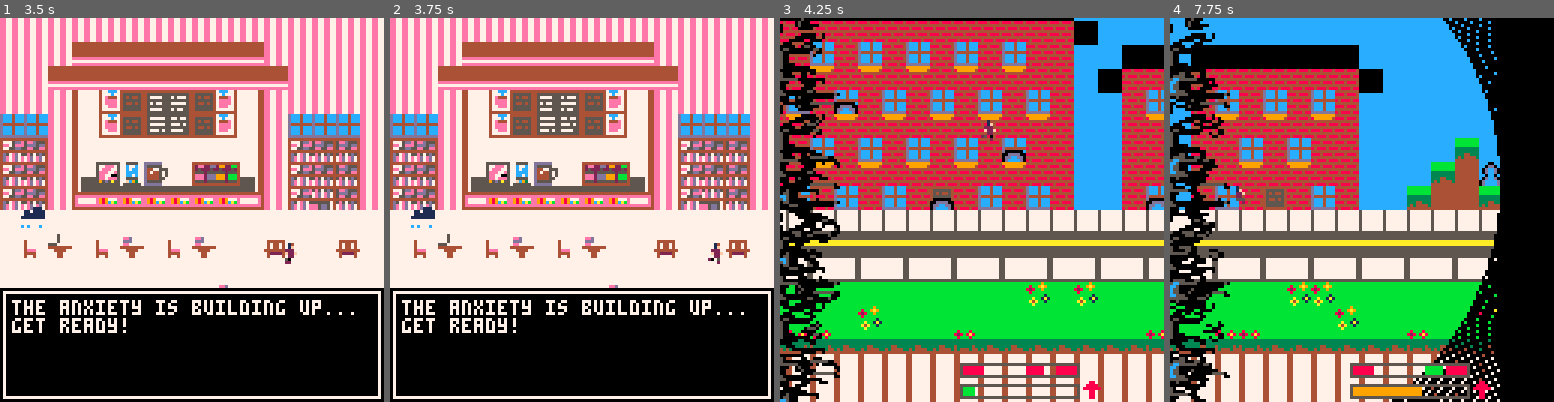
Above: before the commit, frames 1-4 (left to right).
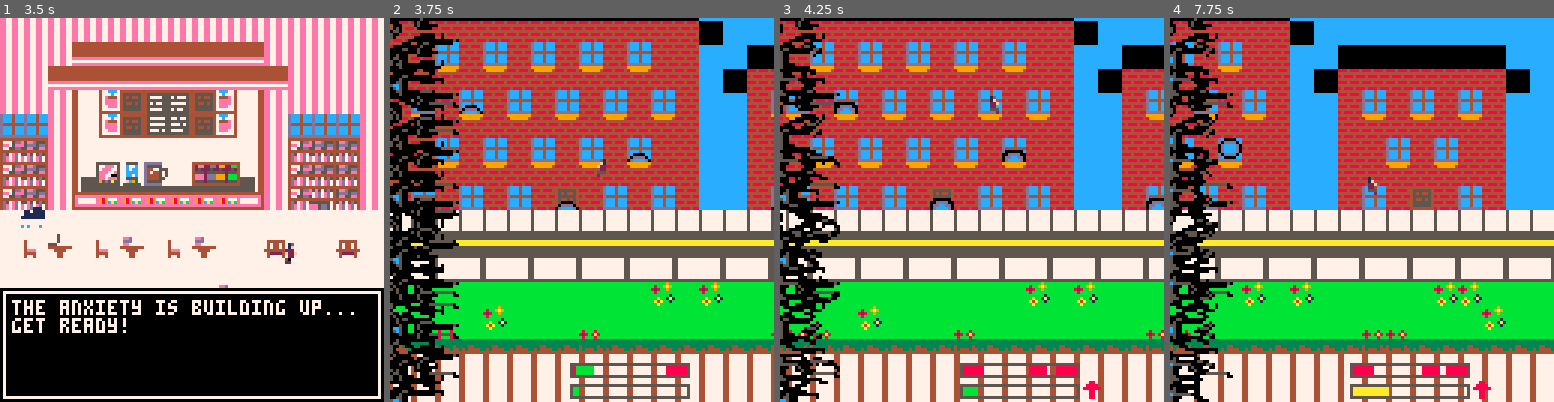
Above: after the commit, the same moments.

Repository: llopez020/Anxiety-at-its-Finest
Game: PICO-8 cartridge base.p8
Same seed, same stepped clock (60 frames per second), same inputs: the game is played once before the commit and once after it.
Inputs:
- Up to frame 1 (3.5 s): tap X (X key) at 0.33, 1.07, 1.85, 2.97 s; tap O (Z key) at 0.7, 1.7, 2.1, 2.5, 2.9, 3.3 s; hold Right 1.6-2.1 s; hold Up 2.15-2.42 s; hold Right 2.47-3.03 s; hold Left from 3.08 s (still down)
- Up to frame 2 (3.75 s): release Left at 3.58 s; hold Down from 3.63 s (still down); tap O (Z key) at 3.7 s
- Up to frame 3 (4.25 s): release Down at 3.97 s; hold Right from 4.02 s (still down); tap X (X key) at 4.08 s; tap O (Z key) at 4.1 s
- Up to frame 4 (7.75 s): tap O (Z key) every 0.4 s from 4.5 to 7.7 s; release Right at 4.68 s; hold Up 4.73-5.03 s; hold Left 5.08-5.68 s; tap X (X key) at 5.2, 6.32, 7.43 s; hold Down 5.73-6.03 s; hold Right 6.08-6.58 s; hold Right 6.63-7.13 s; hold Up 7.18-7.45 s; hold Right from 7.5 s (still down)

Frame 1 is identical in both runs. In frame 2, 84% of the frame differs, in the area x 0-100%, y 0-100%; in frame 3, 0.2%; in frame 4, 54%.

Commit message:
Add files via upload

Diff:
--- a/base.p8
+++ b/base.p8
@@ -1,17 +1,21 @@
 pico-8 cartridge // http://www.pico-8.com
 version 39
 __lua__
--- init - called on run`
+-- init - called on run
 function _init()
 cls()
 
-mode = "menu" -- sets mode to debug menu
-sound_enabled = true
+mode = "menu" -- sets mode to main menu
 
 #include collision.lua
 #include animation.lua
 
-function resetmode()
+sound_selection = "on"
+difficulty_selection = "medium"
+
+sound_enabled = true
+
+function resetmode() -- restart variables
 #include delete.lua
 #include building_generator.lua
 
@@ -55,6 +59,8 @@
 vel = spd*2 -- Edit this for natural falling speed
 button=-1
 
+blob_dam=10
+
 max_height = -20            -- height
 gravity = 0.15              -- grav
 initial_acceleration = -0.5*4 -- acc
@@ -75,10 +81,11 @@
 anexitytimer=0
 antianexitytimer=0
 anexityshield=false
-icontimer=0
-icon=0
+icontimer=0 -- amount of time icon is displayed
+icon=0 -- icon
 --- anexity
 scrollspd=.02
+
 --begin tinker
 delta_t = 1.0/60.0
 delta_x = 0
@@ -103,8 +110,6 @@
 -- end
 --Setting selection
 
-sound_selection = "on"
-difficulty_selection = "easy"
 s_bally = 52
 setting_selection = "sound"
 stepbystepflag = false
@@ -156,17 +161,12 @@
 -- update - called on every frame
 function _update60()
 
-if mode=="initdebug" then initdebug() end -- debug menu
-if mode=="test" then testmode() end -- game test
-if mode=="test2" then testmode2() end -- anim test
-if mode=="test3" then testmode3() end -- Gravity with landing particles
-if mode=="text" then textmode() end -- text box test
-if mode == "test4" then test4() end
-if mode == "gameover" then gameover() end
-if mode== "win" then win() end
-if mode== "start" then start() end
-if mode == "menu" then menu() end
-if mode == "settings" then settings() end
+if mode == "game" then gamemode() end -- game test
+if mode == "gameover" then gameover() end -- death screen
+if mode == "win" then win() end -- win screen
+if mode == "start" then start() end -- starting cutscene
+if mode == "menu" then menu() end -- main menu
+if mode == "settings" then settings() end --settings
 
 end
 
@@ -373,9 +373,10 @@
 
 end
 
-
+-- starting cutscene
 function start()
  	cls(12)
+	-- plays cutscene
  	if cutscene_timer==0 then animate_once(7,62,{17,18,19,20},1,1,26,2) end
  	if cutscene_timer==100 then animate_once(7,62+5,{21,22},1,1,5,2) end
 
@@ -384,11 +385,12 @@
 	if cutscene_timer>=105 then animate(cutscene_run,cutscene_player_x,75,cutscene_run,1,1,15) cutscene_player_x += 1 else spr(8,10,73) end
 
 	textbox(0,90,127,127,"the anxiety is building up...\nget ready!")
- 	cutscene_timer += 1
+ cutscene_timer += 1
 	handle_animations()
- 	if textindex>100 then mode="test" textindex=0 resetmode() end
-end
-
+ 	if textindex>100 then mode="game" textindex=0 resetmode() end
+end
+
+-- game over screen
 function gameover()
 
  if(game_over_flag == false) then if(sound_enabled) then sfx(18) music(5) end game_over_flag = true end
@@ -403,19 +405,21 @@
  if gmt==5 then textbox(0,90,127,127,"game over!\npress ❎ to play again!\nsometimes, it can be helpful\nto take a step back and gain \nsome clarity on the situation!") end
 
  if gmt>5 then textbox(0,90,127,127,"game over!\npress ❎ to play again!") end
- if btn(❎) and textindex>30 then mode="test" resetmode() end
-
-end
-
+ if btn(❎) and textindex>30 then mode="game" resetmode() end
+
+end
+
+-- winning screen
 function win()
 
  textbox(0,90,127,127,"you win!\npress ❎ to restart")
- if btn(❎) and textindex>30 then mode="test" resetmode() end
-
-end
+ if btn(❎) and textindex>30 then mode="game" resetmode() end
+
+end
+
 -->8
--- test - test mode
-function testmode()
+-- game - main game mode
+function gamemode()
 
 cls(12)
 handle_music()
@@ -446,7 +450,9 @@
 animate(anxiety_animation12,sin(bounce)*4-40,17-35-63,anxiety_animation12,8,4,17)
 
 ----- anexity bar code
-if anexitytimer<=0 and antianexitytimer<=0 then
+
+-- draws anxiety circles
+if anexitytimer<=0 and antianexitytimer<=0 then -- if not true sight
  local anxmax = 150
  rectfill(player.x-(anxmax-anexity_level),0 , player.x-(anxmax-anexity_level)-128,128,0)
  rectfill(0,player.y-(anxmax-anexity_level),128 ,player.x-(anxmax-anexity_level)-128,0)
@@ -455,9 +461,8 @@
 
  for i=0,flr((anxmax-anexity_level)/5)+15 do
   circ(player.x,player.y,(anxmax-anexity_level)+i,0)
-//  circ(player.x-1,player.y,(anxmax-anexity_level)+i,0)
  end
-elseif anexitytimer>0 then
+elseif anexitytimer>0 then -- if blinded
  local anxmax = 150
  local anexity_levelg= 130
  rectfill(player.x-(anxmax-anexity_levelg),0 , player.x-(anxmax-anexity_levelg)-128,128,0)
@@ -468,13 +473,11 @@
  for i=0,flr((anxmax-anexity_levelg)/5)+15 do
   circ(player.x,player.y,(anxmax-anexity_levelg)+i,0)
  end
-elseif antianexitytimer>0 then
-
-end
-
-if anexitytimer>0 then anexitytimer=anexitytimer-1 icontimer=1 icon=43 end
-if antianexitytimer>0 then antianexitytimer=antianexitytimer-1 icontimer=1 icon=38 end
-if anexityshield==true then spr(228,52,120) end
+end
+
+if anexitytimer>0 then anexitytimer=anexitytimer-1 icontimer=1 icon=43 end -- blinded icon
+if antianexitytimer>0 then antianexitytimer=antianexitytimer-1 icontimer=1 icon=38 end -- true sight icon
+if anexityshield==true then spr(228,52,120) end -- shielded icon
 
 local movement_bar = 243
 local empty_bar = 242
@@ -483,11 +486,21 @@
 --this will change how much time will take to the anex to pasive increase
 local passive_time_anexity_increse = 0.5
 -- how much anex will increase pasive
-local passive_increase_level = 2
+local passive_increase_level = 1
+if difficulty_selection=="medium" then passive_increase_level=2 end
+if difficulty_selection=="hard" then passive_increase_level=3 end
+
+if difficulty_selection=="easy" then blob_dam=10 end
+if difficulty_selection=="medium" then blob_dam=20 end
+if difficulty_selection=="hard" then blob_dam=30 end
+
 -- bar speed multiplier -note 2 is crazy fast
 local bar_spd = .7
 -- how much points will increase your anex with a bad hit
-local bad_hit_amount = 8
+local bad_hit_amount = 6
+if difficulty_selection=="medium" then bad_hit_amount=8 end
+if difficulty_selection=="hard" then bad_hit_amount=10 end
+
 --how much points will decrease your anex with a good hit
 local good_hit_amount = 10
 
@@ -523,12 +536,6 @@
 
 	--important for time increase
  	gentime = time()-last
-	--debbuging pritning
-//	print(gentime)
-	//print(good_counter)
-	//print(bad_counter)
-	//print(anexity_level)
-	--end debugging
 
 	--passive increase code
 	if gentime> passive_time_anexity_increse or gentime == time() then last = time() end
@@ -547,7 +554,6 @@
 	positive_counter = positive_counter + 1 * bar_spd
 	else
 		bar_flag = true
-	//	print(positive_counter)
 		positive_counter = positive_counter - 1 * bar_spd
 
 		if positive_counter == 0 then
@@ -564,7 +571,8 @@
 		anex_bar_color = 8
 	end
 	-- end code change the color of the bar in the correct area
-function correct_hit()
+
+	function correct_hit()
 
 		--print("good") --debug code
 		--decrease level anexity  code
@@ -582,12 +590,13 @@
 
 		--end funcionality for decrease level
 
-				rectfill(0,0,128,0,11)
-				rectfill(0,127,128,128,11)
-				rectfill(0,0,0,128,11)
-				rectfill(127,0,127,128,11)
-
 		--put here your code for any other reacitons when correct hit
+
+		--draws outer screen effect
+		rectfill(0,0,128,0,11)
+		rectfill(0,127,128,128,11)
+		rectfill(0,0,0,128,11)
+		rectfill(127,0,127,128,11)
 
 		-- end put here code
 
@@ -614,25 +623,18 @@
 		-- end increase level of anexity code
 
 
- 			rectfill(0,0,128,0,8)
-				rectfill(0,127,128,128,8)
-				rectfill(0,0,0,128,8)
-				rectfill(127,0,127,128,8)
-
 		--put here your code for any other reactions when correct hit
 
+ 		-- draw outer screen effect
+		rectfill(0,0,128,0,8)
+		rectfill(0,127,128,128,8)
+		rectfill(0,0,0,128,8)
+		rectfill(127,0,127,128,8)
 
 		-- end put here code
 
 	end
 
-	--if anexity gets into 100 code
-	if anexity_level >= 100 then
-
-		-- here goes code for death or any other consequences
-
-
-	end
 
 	--button press handeler
 	if btn(5) then
@@ -660,16 +662,16 @@
 --- end anexityy bar code
 
 button=-1
--- fps debug
-
-ai()
+
+ai() -- does enemy and item ai
+
 -- sets initial pos, should not be changed
 player.oldx=player.x player.oldy=player.y olddmapx=mapx olddmapy=mapy
 
 -- print object list
 if debugprint==1 then printlist() end
 
---begin movement code
+-- begin movement code
 velocity_y += gravity_strength*delta_t
 velocity_x -= velocity_x*friction_strength*delta_t
 
@@ -685,10 +687,7 @@
 	velocity_x = 0
 end
 
-//print(onground)
-//print(velocity_x)
-//print(velocity_y)
-
+-- jump code
 player.y=player.y+(velocity_y*delta_t) mapy+=.125*(velocity_y*delta_t)
 if(checkallcol(player,1)) then
 	if(velocity_y > 0) then
@@ -714,20 +713,15 @@
 	button=1 --janky
 end
 
+-- if moving and on ground, animate
 if btn(1) and onground==true then animate(run_animation,player.x-2,player.y+1,run_animation2,1,1,10,false) button=1 end
 if btn(0) and onground==true then animate(run_animation,player.x-3,player.y+1,run_animation2,1,1,10,true) button=0 end
 
 -- moves map if player is in middle of screen
-//if player.x>64 and mapx<mapwidth-8 then player.x=64 end
---if player.x<64 and mapx>=0+8 then player.x=64 end --no scroll back
 if player.y>64 and mapy<mapheight-7.875 then player.y=64 end
 if player.y<64 and mapy>=0+8 then player.y=64 end
 
-//if mapy>mapheight then mapy=mapheight end
-//if mapy<0 then mapy=0 end
-
 -- moves all objects to correct map position
-//if player.x==64 and player.x==player.oldx and player.x!=0 then moveallx() building_data.xoffset_camera+=((olddmapx-mapx)*8) end
 if mapx>=mapwidth-16 then
 	building_data = { --loop map
 		buildings_end = 0,
@@ -753,31 +747,28 @@
 moveallx() building_data.xoffset_camera+=((olddmapx-mapx)*8)
 if player.y==64 and player.y==player.oldy and player.y!=0 then moveally() building_data.yoffset_camera+=((olddmapy-mapy)*8) end
 
+-- death wall gameover
 if player.x<6 then wait(3) mode="gameover" end
 
-//if mapy<8 then mapy=8 end
--- prints map pos
-//print(mapx.." "..ceil(player.x),40,0,7)
-//print(mapy.." "..ceil(player.y),40,9,7)
+-- jump bounce
 if(bounce > 1) then
 	bounce = 0
 else
 	bounce = bounce + 0.010
 end
 
-if icontimer>0 then icontimer=icontimer-1 spr(icon,100,120) end
-
+if icontimer>0 then icontimer=icontimer-1 spr(icon,100,120) end -- display icon
+
+-- display framerate
 if debugint==1 then print(stat(7).." fps\n",0,0,7) end
-//circ(64,64,150-anexity_level,0)
-
-end
-
-
+
+end
+
+-- call ai
 function ai()
  	local temp = objlist
 		while temp do
 
-		 -- call cat ai (can be used as template)
 			if (temp.value.id=="cat") then catai(temp.value) end
 
 			if (temp.value.id=="blob") and temp.value.sprite>=254 then blobai(temp.value) end
@@ -794,11 +785,9 @@
 	-- pick a walking direction periodically
 	if flr(rnd(100))==1 then obj.dir=flr(rnd(3)) end
 
- -- move in said direction
+	-- move in said direction
 	if obj.dir==0 then obj.x=obj.x+spd checkallcol(obj,0) end
 	if obj.dir==1 then obj.x=obj.x-spd checkallcol(obj,0) end
-//	if obj.dir==2 then obj.y=obj.y-spd checkallcol(obj,1) end
-	//if obj.dir==3 then obj.y=obj.y+spd checkallcol(obj,1) end
 
 end
 
@@ -825,14 +814,14 @@
 
 function item_handling(item)
  --fire
-if item.sprite==14 then create_object("explosion",255,item.x,item.y,0,0) deleteallof("blob", player.x) if(sound_enabled) then sfx(23) end end
-
+ if item.sprite==14 then create_object("explosion",255,item.x,item.y,0,0) deleteallof("blob", player.x) if(sound_enabled) then sfx(23) end end
+ --heart
  if item.sprite==16 then anexityshield=true end
  --cloud
  if item.sprite==44 then anexity_level-=30 icon=221 icontimer=40 end
  --spiral
  if item.sprite==40 then if anexityshield==false then anexitytimer=300 antianexitytimer=0 else anexityshield=false end end
- --blue heart
+ --blue eye
  if item.sprite==15 then antianexitytimer=300 anexitytimer=0 end
 end
 
@@ -884,9 +873,9 @@
  	local temp = objlist
 		-- go through object list
 		while temp do
-		 -- if object is too far, skip
-		 if temp.value.id=="bg" or temp.value.id=="null" or temp.value.id=="explosion" then goto continue end
-		 if (abs(obj1.x-temp.value.x)>obj1.width*4 or abs(obj1.y-temp.value.y)>obj1.height*4) then goto continue end
+			-- if object is too far or not collidable, skip
+			if temp.value.id=="bg" or temp.value.id=="null" or temp.value.id=="explosion" then goto continue end
+			if (abs(obj1.x-temp.value.x)>obj1.width*4 or abs(obj1.y-temp.value.y)>obj1.height*4) then goto continue end
 
 			-- if object is not the object being checked, check for collision
 			if (obj1!=temp.value and temp.value.id=="plat" and flr(obj1.y)+1>=flr(temp.value.y)-6 and velocity_y<0) then goto continue end
@@ -896,14 +885,14 @@
 			temp = temp.next
 		end
 
-  if (checkcoltile(obj1, x_y)==true)	then	if x_y==1 then obj1.floor=1 end return true end
+ 		if (checkcoltile(obj1, x_y)==true)	then	if x_y==1 then obj1.floor=1 end return true end
 
 		-- if object is not the player, update oldx and oldy depending on x_y
 		if obj1.id!="player" then obj1.oldx=obj1.x obj1.oldy=obj1.y end
 
 		if x_y==1 then obj1.floor=0 end
 
-  -- if object is player, update olddmap
+ 		-- if object is player, update olddmap
 		if obj1.id=="player" then oldmapx=mapx oldmapy=mapy end
 
 		-- no collision occurred
@@ -913,17 +902,20 @@
 -- checks for collision between two objects
 function checkcol(obj1, obj2,x_y)
  bool = sprcoll(obj1.x,obj1.y,obj1.width,obj1.height,obj2.x,obj2.y,obj2.width,obj2.height)
+
+ -- handle entity collisions
  if bool==true and obj2.id=="item" then item_handling(obj2) rectfill(0,0,128,0,11)	rectfill(0,127,128,128,11)	rectfill(0,0,0,128,11)	rectfill(127,0,127,128,11) return bool end
- if bool==true and obj2.id=="blob" then if anexityshield==false then anexity_level+=25 rectfill(0,0,128,0,8)	rectfill(0,127,128,128,8)	rectfill(0,0,0,128,8)	rectfill(127,0,127,128,8) icon=222 icontimer=20 return bool else anexityshield=false return bool end end
+ if bool==true and obj2.id=="blob" then if anexityshield==false then anexity_level+=blob_dam rectfill(0,0,128,0,8)	rectfill(0,127,128,128,8)	rectfill(0,0,0,128,8)	rectfill(127,0,127,128,8) icon=222 icontimer=20 return bool else anexityshield=false return bool end end
+
  -- if collision occurs, send back to old pos based on x_y, else return false
 	if bool==true then if x_y==0 then obj1.x=obj1.oldx else obj1.y=obj1.oldy end
 			if obj1.id=="player" then mapy=oldmapy end
-			if obj1.id=="player" and obj2.id=="sign" then  textbox(0,90,127,127,"secret text!!") end
 	end
 
 	return bool
 end
 
+-- checks collision between objects and tiles
 function checkcoltile(obj1, x_y)
  bool = tilecoll(obj1.x,obj1.y,obj1.width,obj1.height)
 
@@ -935,9 +927,9 @@
 	return bool
 end
 
-
+-- handles music
 function handle_music()
-	if(not sound_enabled) then return end
+		if(not sound_enabled) then return end
 	tick = stat(26)
       elapsed = tick % music_speed
       if elapsed < prev_elapsed then
@@ -955,59 +947,7 @@
 	if(music_init == false) then music(0) music_init = true end
 end
 
-function testmode2()
-
-cls(14)
-
-print"hello, this is a test mode."
---begin showcase
-if(start_animate == 1) then
-	animate_once(30,30,{0,1,2},1,1,30,2)
-	animate_once(30+8,30,{3,4,5},1,1,15,3)
-	animate_once(30+8+8,30,{6,7,8},1,1,15,2)
-	animate_once(30+8+8+8,30,{6,7},1,1,10,2)
-	start_animate = 0
-end
-print("these animations are called once",0,30+8)
-print("animations currently playing: "..#animation_data_once,0,30+8+8)
-if(#animation_data_once == 0) then
-	start_animate = 1
-end
-
-animate(sprite_animation,30,30+8+8+8,sprite_animation,1,1,10)
-animate(run_animation,30+8+8,30+8+8+8,run_animation,1,1,10)
---animate(anxiety_animation,sin(bounce)*4-4,96,anxiety_animation,8,4,5)
---animate(anxiety_animation2,sin(bounce)*4-4,105,anxiety_animation2,8,4,11)
---animate(anxiety_animation3,sin(bounce)*4-4,115,anxiety_animation3,8,4,17)
-if(bounce > 1) then
-	bounce = 0
-else
-	bounce = bounce + 0.010
-end
-print("this animation is continuous",0,30+8+8+8+8)
-
-handle_animations()
-renderBuildings()
-print("# of floors: "..building_list[#building_list].number_of_floors,44,30+8+8+8+8+8,0)
-print("elements per floor: "..building_list[#building_list].elements_per_floor,0)
-print("door slot: "..building_list[#building_list].door_slot,0)
---end showcase
-end
-
-function initdebug()
-
-cls()
-
-print"press 🅾️ for mode 1,\npress ❎ for mode 2, \npress ⬇️ for mode 3,\npress ⬆️ for mode 4 \n press left arrow for mode 5"
-
-if btn(4) then mode = "test" end
-if btn(5) then mode = "test2" end
-if btn(3) then mode = "test3" end -- Mode 3 for testing
-if btn(2) then mode = "text" end
-if btn(0) then mode = "test4" end
-
-end
-
+-- converts map tiles into objects
 function loadmap()
 	for i=0,mapwidth,1 do
 		for j=0,mapheight,1 do
@@ -1020,11 +960,11 @@
 					//	create_object("sign",mget(i,j),i*8,j*8,8,8)
 		 		 //mset(i,j,0)
 					end
-					if (mget(i,j)==247) then -- cat
+					if (mget(i,j)==247) then -- blob
 						create_object("blob",247,i*8,j*8,8,7)
 		 		 mset(i,j,0)
 					end
-					if (mget(i,j)==52) then -- cat
+					if (mget(i,j)==52) then -- platform
 						create_object("plat",52,i*8,j*8,8,2)
 		 		 mset(i,j,0)
 					end
@@ -1034,35 +974,13 @@
 	for i=0,mapwidth,1 do
 		for j=0,mapheight,1 do
 		 if (mget(i,j)!=0) then
-		 		if (mget(i,j)==35 or mget(i,j)==247) then -- cat
-		 		 --skip
-		 		else if (mget(i,j)!=55) and (mget(i,j)!=56) and (mget(i,j)!=57) and (mget(i,j)!=58) and (mget(i,j)!=59) and (mget(i,j)!=61) and (mget(i,j)!=46) and (mget(i,j)!=62) and (mget(i,j)!=30) and (mget(i,j)!=204) and (mget(i,j)!=246) then -- wall
-		 	//		create_object("wall",mget(i,j),i*8,j*8,8,8)
-		 		else -- background
-	//	 			create_object("bg",mget(i,j),i*8,j*8,8,8)
-		 		end
-		 	end
+			--unused in modern build
 	 	end
 	 end
 	end
-
-	for i=0,mapwidth,2 do
-	 --create_object("wall",255,i*8,-8,8*3,8)
-	 --create_object("wall",255,i*8,(mapheight)*8,8*3,8)
-	end
-
-	for i=0,mapheight,3 do
-	 --create_object("wall",255,-8,i*8,8,8*3)
-	 --create_object("wall",255,(mapwidth)*8,i*8,8,8*3)
-	end
-end
-
-function textmode()
- cls(12)
- drawallobj()
- textbox(0,90,127,127,"test test test test test test\ntest test test this is a test\nit works!!!!!")
-end
-
+end
+
+-- draws textbox
 function textbox(x1,y1,x2,y2,text)
  rectfill(x1,y1,x2,y2,0)
  rectfill(x1+1,y1+1,x2-1,y1+1,7)
@@ -1072,180 +990,10 @@
  print(sub(text,0,textindex),x1+4,y1+4,7)
  textindex+=.5
  if textindex>#text+5 and mode!="gameover" and mode!="win" and mode!="start" then textindex=0 end
- //wait(5)
-end
-
+end
+
+-- used to stall time
 function wait(a) for i = 1,a do flip() end end
-
--->8
--- Test mode 3 for objects
-function testmode3()
-
-cls(12) --Clearing the screen
-
--- Charachter still animation falling down
-
-vel = 1.25 -- Edit this for natural falling speed
-
-
-drawallobj() --This function draws all the items in the screen
-
-if debugint==1 then print(stat(7).." fps\n",0,0,7) end
-
-ai()
--- sets initial pos, should not be changed
-player.oldx=player.x player.oldy=player.y olddmapx=mapx olddmapy=mapy
-
-//spd=1
--- X cordinate movement
-if btn(1) then player.x=player.x+spd checkallcol(player,0) mapx+=.125*spd end
-if btn(0) then player.x=player.x-spd checkallcol(player,0) mapx-=.125*spd end
--- Y cordinate movement
-
-
---Code that makes the player jump and fall if not doing nothing
-if btn(4) and player.floor==1
-then
-player.y=player.y-spd checkallcol(player,1) mapy-=.125*spd
-ay = initial_acceleration
-player.floor = 0
-jumping = true
-elseif btn(4) and jumping then
-	player.y=player.y-spd checkallcol(player,1) mapy-=.125*spd
-	ay += alpha
-	if ay > gravity then
-		ay = gravity
-		jumping = false
-	end
-else
-	ay = gravity
-	jumping = false
-	player.y=player.y+spd checkallcol(player,1) mapy+=.125*spd
-end
-
-vy += ay
-y_jump += vy-- i dont think this is in use !
-
----HELP I CANT NOT FIND A WAY TO DETECT IF THE PLAYER IS ON THE GROUND OR NOT
-
-//if mget (player.x , player.y + 1) == true then
-	//onground = true
-	//vy = 0
-//end
-
-
--- END OF JUMPING CODE
-…(5 lines of a section not shown)…
-if btn(3) then player.y=player.y+spd checkallcol(player,1) mapy+=.125*spd end
-
-end ---- END MODE 3
-
-
--->8
--- Mode 4 anexity bar
-
-function test4()
-cls(12)
-
-local movement_bar = 255
-local empty_bar = 242
-local left_bar = 240
-local right_bar = 245
-local seconds = 2 -- change this to change the speed of the bar
-
-spr(left_bar, 0 ,112) -- inital bar
-spr(empty_bar, 8 ,112) -- empty bar
-spr(empty_bar, 16 ,112) -- empty bar
-spr(empty_bar, 24 ,112) -- empty bar
-spr(right_bar, 32 ,112) -- end bar
-
-
- gentime = time()-last
-	print(gentime)
-
-	if gentime>9 or gentime == time() then last = time() end
-
-	if gentime > 1 and gentime < 2 then
-		spr(movement_bar, 8 , 112)
-		if btn(5) then
-			bad_hit()
-		end
-	end
-	if gentime > 2  and gentime < 3 then
-		spr(movement_bar, 16 , 112)
-		if btn(5) then
-			bad_hit()
-		end
-	end
-
-	if gentime > 3 and gentime < 4 then
-		spr(movement_bar, 24 , 112)
-		if btn(5) then
-			bad_hit()
-		end
-	end
-
-	if gentime > 4 and gentime < 5 then
-		spr(movement_bar, 32 , 112)
-		if btn(5) then
-			correct_hit()
-		end
-	end
-
-	if gentime > 5  and gentime < 6 then
-		spr(movement_bar, 24 , 112)
-		if btn(5) then
-			bad_hit()
-		end
-	end
-
-	if gentime > 6  and gentime < 7 then
-		spr(movement_bar, 16 , 112)
-		if btn(5) then
-			bad_hit()
-		end
-	end
-
-	if gentime > 7  and gentime < 8 then
-		spr(movement_bar, 8 , 112)
-		if btn(5) then
-			bad_hit()
-		end
-	end
-
-	if gentime > 8  and gentime < 9 then
-		spr(movement_bar, 0 , 112)
-		if btn(5) then
-			correct_hit()
-		end
-	end
-
-
-
-	function correct_hit()
-
-		cls(3)
-		print("Good")
-
-	end
-
-	function bad_hit()
-
-		cls(8)
-		print("Bad")
-
-
-	end
-
-
-end
-
-
-
 -->8
 -- create_object(unique id,sprite number, x position, y position, object width, object height)
 function create_object(uid,rsprite,rx,ry,rwidth,rheight)
@@ -1274,12 +1022,13 @@
 	 end
 	end
 
+-- add object to global list
 addtolist(a)
 
 return a
 end
 
-
+-- add object to global list
 function addtolist(a)
  	objlist= {
  		next=objlist,
@@ -1288,17 +1037,17 @@
  	if debugprint==1 then print("added object"..a.sprite) end
 end
 
- function printlist()
-  local temp = objlist
-  local temp2 = 0
-  print("object list:")
-		while temp do
-			print(temp.value.id)
-			temp = temp.next
-			temp2+=1
-			if temp2>16 then return end
-		end
-	end
+function printlist()
+ local temp = objlist
+ local temp2 = 0
+ print("object list:")
+	while temp do
+		print(temp.value.id)
+		temp = temp.next
+		temp2+=1
+		if temp2>16 then return end
+	end
+end
 
 __gfx__
 14416666146666664066666666614666666146666661466666614666146666661466666666666666666666666c6666c66c6666c6444444446688666666611666
